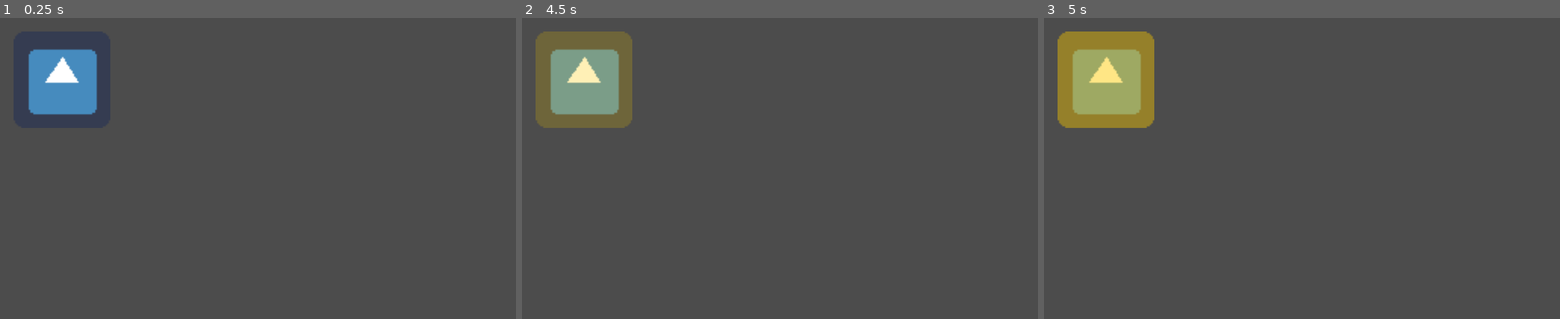
Above: before the commit, frames 1-3 (left to right).
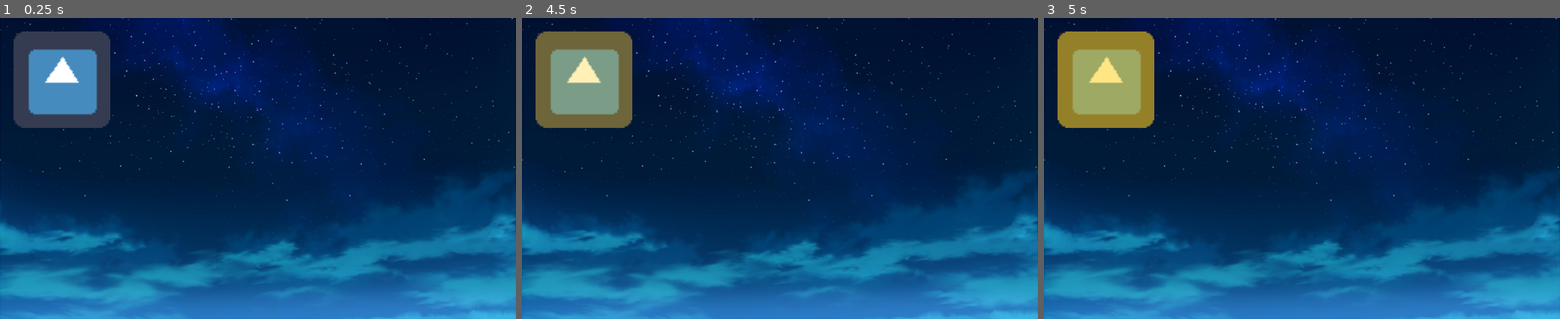
Above: after the commit, the same moments.

Repository: 0918nobita/godot-practice
Game: Godot game, scene res://Node2D.tscn
The game is run twice, just before and just after one commit, with the same random seed, the same clock (stepped at 60 frames per second) and the same inputs. The engine's default icon, where the game draws it, is replaced by a stand-in: a white triangle on a blue panel in a dark square.
Inputs (mouse positions are in pixels of both pictures, inside the frame that each line leads up to):
- Up to frame 1 (0.25 s): no input
- Up to frame 2 (4.5 s): tap Enter at 0.5, 2, 3.5 s; move the mouse to (893, 153) at 0.52 s; click (893, 153) at 0.67 s; tap Space at 1.25, 2.75, 4.25 s; move the mouse to (676, 183) at 1.27 s; click (676, 183) at 1.42 s; move the mouse to (831, 102) at 2.02 s; click (831, 102) at 2.17 s; move the mouse to (754, 228) at 2.77 s; click (754, 228) at 2.92 s; move the mouse to (934, 213) at 3.52 s; click (934, 213) at 3.67 s; move the mouse to (625, 123) at 4.27 s; click (625, 123) at 4.42 s
- Up to frame 3 (5 s): no input

The runs differ from the first frame. In frame 1, 94% of the frame differs, in the area x 0-100%, y 0-100%; in frame 2, 94%; in frame 3, 94%.

Commit message:
背景画像を追加した

Diff:
--- a/Node2D.tscn
+++ b/Node2D.tscn
@@ -1,10 +1,18 @@
-[gd_scene load_steps=4 format=2]
+[gd_scene load_steps=5 format=2]
 
 [ext_resource path="res://shadermaterial.tres" type="Material" id=1]
 [ext_resource path="res://icon.png" type="Texture" id=2]
 [ext_resource path="res://Icon.gd" type="Script" id=3]
+[ext_resource path="res://background.jpg" type="Texture" id=4]
 
 [node name="Node2D" type="Node2D"]
+
+[node name="Background" type="Sprite" parent="."]
+position = Vector2( 512, 216 )
+texture = ExtResource( 4 )
+__meta__ = {
+"_editor_description_": "空彩～コレクション～(C-009)"
+}
 
 [node name="Icon" type="Sprite" parent="."]
 material = ExtResource( 1 )
--- a/project.godot
+++ b/project.godot
@@ -8,11 +8,25 @@
 
 config_version=4
 
+_global_script_classes=[ {
+"base": "",
+"class": "GitAPI",
+"language": "NativeScript",
+"path": "res://addons/godot-git-plugin/git_api.gdns"
+} ]
+_global_script_class_icons={
+"GitAPI": ""
+}
+
 [application]
 
 config/name="FirstGame"
 run/main_scene="res://Node2D.tscn"
 config/icon="res://icon.png"
+
+[gdnative]
+
+singletons=[ "res://addons/godot-git-plugin/git_api.gdnlib" ]
 
 [physics]
 
Binary file added: background.jpg
Not shown, added: background.jpg.import
Not shown, changed: .gitignore
